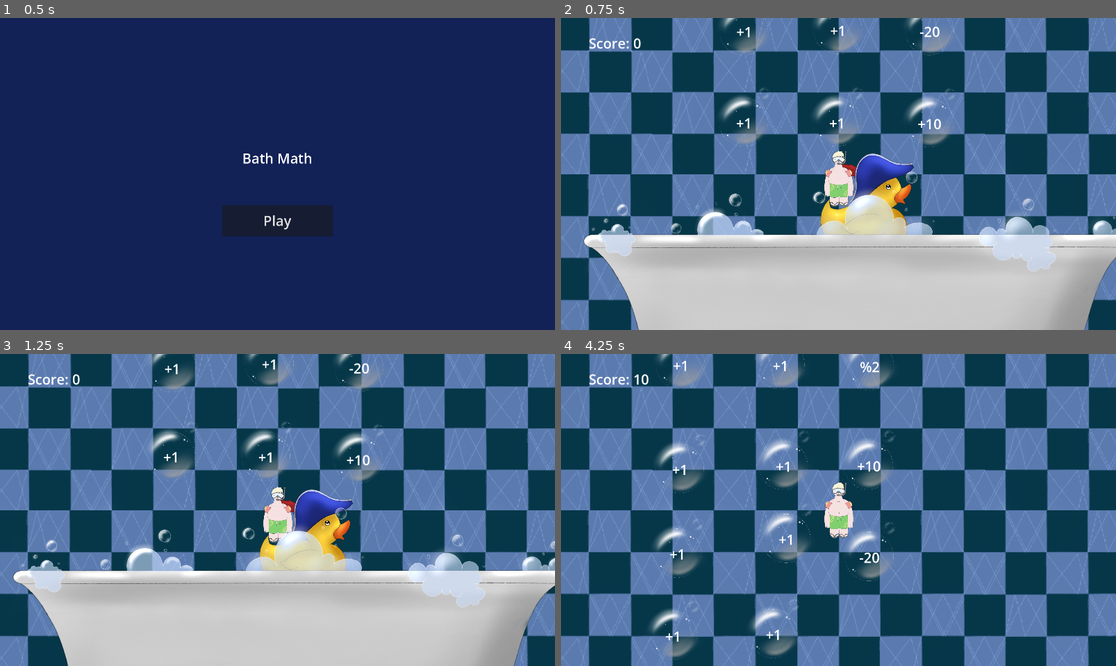
Above: before the commit, frames 1-4 (two rows, left to right).
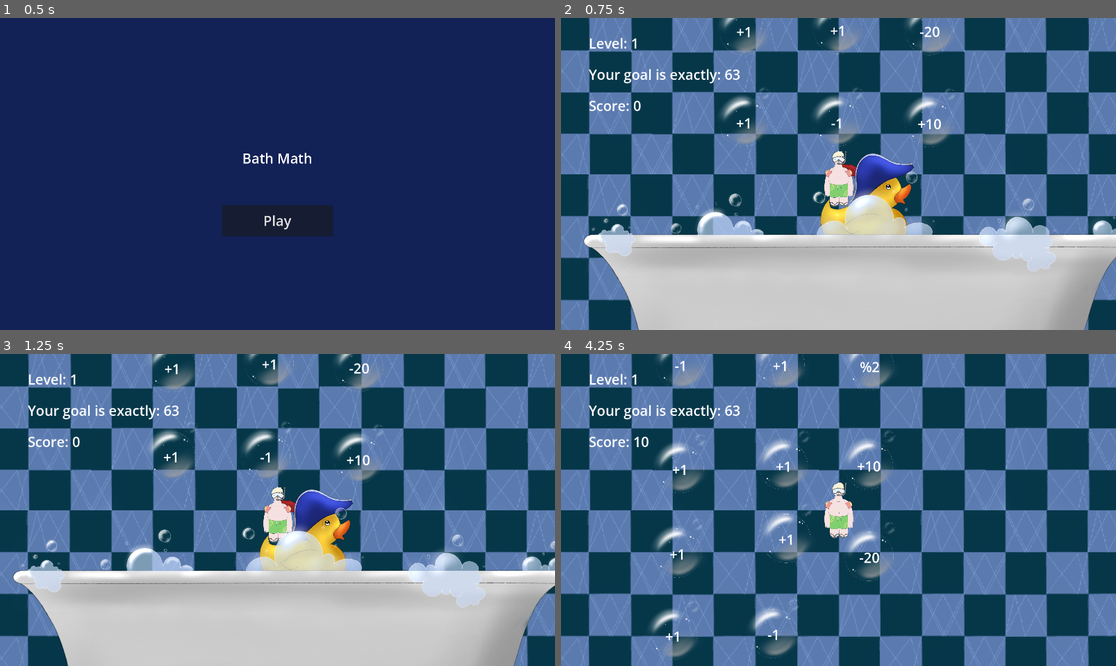
Above: after the commit, the same moments.

Repository: KaterynaKateryna/GlobalGameJam2025-Bubble
Game: Godot game, scene res://src/Scenes/start_screen.tscn
Same seed, same stepped clock (60 frames per second), same inputs: the game is played once before the commit and once after it.
Inputs (mouse positions are in pixels of both pictures, inside the frame that each line leads up to):
- Up to frame 1 (0.5 s): no input
- Up to frame 2 (0.75 s): click "Play" at 0.5 s
- Up to frame 3 (1.25 s): no input
- Up to frame 4 (4.25 s): move the mouse to (960, 494) at 1.27 s; click (960, 494) at 1.52 s; move the mouse to (727, 525) at 2.02 s; click (727, 525) at 2.27 s; move the mouse to (894, 441) at 2.77 s; move the mouse to (810, 572) at 3.52 s; click (810, 572) at 3.77 s

Frame 1 is identical in both runs. In frame 2, 0.7% of the frame differs, in the area x 5-51%, y 6-36%; in frame 3, 0.7%; in frame 4, 0.8%, in the area x 5-40%, y 2-92%.

Commit message:
add levels and end screen

Diff:
--- a/src/Scenes/game_screen.tscn
+++ b/src/Scenes/game_screen.tscn
@@ -1,15 +1,16 @@
-[gd_scene load_steps=12 format=3 uid="uid://rkrb4lohwjvx"]
+[gd_scene load_steps=13 format=3 uid="uid://rkrb4lohwjvx"]
 
 [ext_resource type="Script" path="res://src/scenes/game_screen.gd" id="1_o8eum"]
 [ext_resource type="PackedScene" uid="uid://ku47qk6f3af7" path="res://src/actors/player.tscn" id="2_13b6m"]
 [ext_resource type="PackedScene" uid="uid://dymrhsaqqai34" path="res://src/UI/user_interface.tscn" id="2_h0v7u"]
 [ext_resource type="Script" path="res://src/scenes/background.gd" id="2_pgld2"]
-[ext_resource type="PackedScene" uid="uid://kdq04i8g2c7v" path="res://src/UI/game_over.tscn" id="2_t8bp6"]
+[ext_resource type="PackedScene" uid="uid://kdq04i8g2c7v" path="res://src/UI/overlay.tscn" id="2_t8bp6"]
 [ext_resource type="Texture2D" uid="uid://c4st462770nct" path="res://assets/images/Background_dark.png" id="3_gvbv6"]
 [ext_resource type="PackedScene" uid="uid://d2x68a7kijbdp" path="res://src/objects/duck.tscn" id="4_ebgfn"]
 [ext_resource type="Texture2D" uid="uid://bhik1nw33sy1e" path="res://assets/images/Full_bath_wide.png" id="7_qhn0j"]
 [ext_resource type="PackedScene" uid="uid://x6hjjit5opel" path="res://src/audio/audio_stream_player_loop.tscn" id="9_ohsgr"]
 [ext_resource type="AudioStream" uid="uid://b0oo3kta7ckqd" path="res://assets/sound/water-bubbles.mp3" id="10_aoq5k"]
+[ext_resource type="AudioStream" uid="uid://nlktkgbgcllm" path="res://assets/sound/harp-transition.mp3" id="11_vrrs1"]
 
 [sub_resource type="RectangleShape2D" id="RectangleShape2D_mkgxw"]
 size = Vector2(1908, 46)
@@ -63,7 +64,7 @@
 position = Vector2(950, 1171)
 shape = SubResource("RectangleShape2D_mkgxw")
 
-[node name="GameOver" parent="." instance=ExtResource("2_t8bp6")]
+[node name="Overlay" parent="." instance=ExtResource("2_t8bp6")]
 visible = false
 layout_mode = 1
 
@@ -73,3 +74,6 @@
 [node name="GameOverPlayer" type="AudioStreamPlayer" parent="."]
 stream = ExtResource("10_aoq5k")
 volume_db = -10.0
+
+[node name="NextLevelPlayer" type="AudioStreamPlayer" parent="."]
+stream = ExtResource("11_vrrs1")
--- a/src/UI/game_over.gd
+++ /dev/null
@@ -1,36 +0,0 @@
-extends Control
-
-
-
-# Called when the node enters the scene tree for the first time.
-func _ready() -> void:
-	pass # Replace with function body.
-
-
-# Called every frame. 'delta' is the elapsed time since the previous frame.
-func _process(delta: float) -> void:
-	pass
-
-
-func _on_button_button_up() -> void:
-	GameData.score = 0
-	visible = false
-	get_tree().change_scene_to_file("res://src/scenes/game_screen.tscn")  # Reload the current scene
-
-func _on_visibility_changed() -> void:
-	var tree = get_tree()
-	if !tree:
-		return
-
-	var viewport = get_viewport()
-	var screen_size = viewport.get_visible_rect().size
-	var camera = viewport.get_camera_2d()
-	if camera:
-		var camera_position = camera.get_screen_center_position()
-		position.x = camera_position.x - size.x / 2
-		position.y = camera_position.y - size.y / 2
-
-	if visible:
-		get_tree().paused = true
-	else:
-		get_tree().paused = false
--- a/src/UI/game_over.tscn
+++ /dev/null
@@ -1,57 +0,0 @@
-[gd_scene load_steps=2 format=3 uid="uid://kdq04i8g2c7v"]
-
-[ext_resource type="Script" path="res://src/UI/game_over.gd" id="1_2l6ac"]
-
-[node name="GameOver" type="Control"]
-layout_mode = 3
-anchors_preset = 15
-anchor_right = 1.0
-anchor_bottom = 1.0
-grow_horizontal = 2
-grow_vertical = 2
-script = ExtResource("1_2l6ac")
-
-[node name="Overlay" type="ColorRect" parent="."]
-layout_mode = 1
-anchors_preset = 15
-anchor_right = 1.0
-anchor_bottom = 1.0
-grow_horizontal = 2
-grow_vertical = 2
-color = Color(0, 0, 0, 0.67451)
-
-[node name="Label" type="Label" parent="."]
-layout_mode = 1
-anchors_preset = -1
-anchor_left = 0.5
-anchor_top = 0.4
-anchor_right = 0.5
-anchor_bottom = 0.5
-offset_left = -426.5
-offset_top = -11.5
-offset_right = 426.5
-offset_bottom = 11.5
-grow_horizontal = 2
-grow_vertical = 2
-theme_override_font_sizes/font_size = 48
-text = "Oopsie... Would you like to try again?"
-
-[node name="Button" type="Button" parent="."]
-process_mode = 2
-layout_mode = 1
-anchors_preset = -1
-anchor_left = 0.5
-anchor_top = 0.5
-anchor_right = 0.5
-anchor_bottom = 0.6
-offset_left = -4.0
-offset_top = -4.0
-offset_right = 4.0
-offset_bottom = 4.0
-grow_horizontal = 2
-grow_vertical = 2
-theme_override_font_sizes/font_size = 48
-text = " Try again "
-
-[connection signal="visibility_changed" from="." to="." method="_on_visibility_changed"]
-[connection signal="button_up" from="Button" to="." method="_on_button_button_up"]
--- /dev/null
+++ b/src/UI/overlay.gd
@@ -0,0 +1,73 @@
+extends Control
+
+@onready var label = get_node("Label")
+@onready var try = get_node("Try again")
+@onready var menu = get_node("Menu")
+@onready var next = get_node("Next Level")
+
+@export var gamestate: = "":
+	get:
+		return gamestate
+	set(value):
+		gamestate = value
+		if gamestate == "game_over":
+			label.text = "Oopsie... your score was %s, but your goal was %s" % [ GameData.score, GameData.goal ];
+			next.visible = false
+			menu.visible = false
+			try.visible = true
+		if gamestate == "next_level":
+			label.text = "Who hoo! You reached your goal! Would you like to go to level %s?" % [ GameData.level + 2 ];
+			next.visible = true
+			menu.visible = false
+			try.visible = false
+		if gamestate == "game_won":
+			label.text = "You won all the math! And you are very clean! Thanks for playing! :)";
+			next.visible = false
+			menu.visible = true
+			try.visible = false
+
+
+# Called when the node enters the scene tree for the first time.
+func _ready() -> void:
+	pass # Replace with function body.
+
+
+# Called every frame. 'delta' is the elapsed time since the previous frame.
+func _process(delta: float) -> void:
+	pass
+
+
+func _on_button_button_up() -> void:
+	GameData.score = 0
+	GameData.level = -1
+	visible = false
+	get_tree().change_scene_to_file("res://src/scenes/game_screen.tscn")  # Reload the current scene
+
+func _on_next_level_button_up() -> void:
+	GameData.score = 0
+	visible = false
+	get_tree().change_scene_to_file("res://src/scenes/game_screen.tscn")  # Reload the current scene
+
+func _on_menu_button_up() -> void:
+	GameData.score = 0
+	GameData.level = -1
+	visible = false
+	get_tree().change_scene_to_file("res://src/scenes/start_screen.tscn")
+
+func _on_visibility_changed() -> void:
+	var tree = get_tree()
+	if !tree:
+		return
+
+	var viewport = get_viewport()
+	var screen_size = viewport.get_visible_rect().size
+	var camera = viewport.get_camera_2d()
+	if camera:
+		var camera_position = camera.get_screen_center_position()
+		position.x = camera_position.x - size.x / 2
+		position.y = camera_position.y - size.y / 2
+
+	if visible:
+		get_tree().paused = true
+	else:
+		get_tree().paused = false
--- /dev/null
+++ b/src/UI/overlay.tscn
@@ -0,0 +1,98 @@
+[gd_scene load_steps=2 format=3 uid="uid://kdq04i8g2c7v"]
+
+[ext_resource type="Script" path="res://src/UI/overlay.gd" id="1_2l6ac"]
+
+[node name="Overlay" type="Control"]
+layout_mode = 3
+anchors_preset = 15
+anchor_right = 1.0
+anchor_bottom = 1.0
+grow_horizontal = 2
+grow_vertical = 2
+script = ExtResource("1_2l6ac")
+
+[node name="Overlay" type="ColorRect" parent="."]
+layout_mode = 1
+anchors_preset = 15
+anchor_right = 1.0
+anchor_bottom = 1.0
+grow_horizontal = 2
+grow_vertical = 2
+color = Color(0, 0, 0, 0.67451)
+
+[node name="Label" type="Label" parent="."]
+layout_mode = 1
+anchors_preset = -1
+anchor_left = 0.5
+anchor_top = 0.4
+anchor_right = 0.5
+anchor_bottom = 0.5
+offset_left = -426.5
+offset_top = -11.5
+offset_right = 426.5
+offset_bottom = 11.5
+grow_horizontal = 2
+grow_vertical = 2
+theme_override_font_sizes/font_size = 48
+
+[node name="Try again" type="Button" parent="."]
+process_mode = 2
+visible = false
+layout_mode = 1
+anchors_preset = -1
+anchor_left = 0.5
+anchor_top = 0.5
+anchor_right = 0.5
+anchor_bottom = 0.6
+offset_left = -4.0
+offset_top = -4.0
+offset_right = 4.0
+offset_bottom = 4.0
+grow_horizontal = 2
+grow_vertical = 2
+theme_override_font_sizes/font_size = 48
+text = " Try Again
+"
+
+[node name="Menu" type="Button" parent="."]
+process_mode = 2
+visible = false
+layout_mode = 1
+anchors_preset = -1
+anchor_left = 0.5
+anchor_top = 0.5
+anchor_right = 0.5
+anchor_bottom = 0.6
+offset_left = -4.0
+offset_top = -4.0
+offset_right = 4.0
+offset_bottom = 4.0
+grow_horizontal = 2
+grow_vertical = 2
+theme_override_font_sizes/font_size = 48
+text = "Menu
+"
+
+[node name="Next Level" type="Button" parent="."]
+process_mode = 2
+visible = false
+layout_mode = 1
+anchors_preset = -1
+anchor_left = 0.5
+anchor_top = 0.5
+anchor_right = 0.5
+anchor_bottom = 0.6
+offset_left = -4.0
+offset_top = -4.0
+offset_right = 4.0
+offset_bottom = 4.0
+grow_horizontal = 2
+grow_vertical = 2
+theme_override_font_sizes/font_size = 48
+text = " Next Level
+"
+
+[connection signal="visibility_changed" from="." to="." method="_on_visibility_changed"]
+[connection signal="button_up" from="Try again" to="." method="_on_button_button_up"]
+[connection signal="button_up" from="Menu" to="." method="_on_menu_button_up"]
+[connection signal="button_up" from="Next Level" to="." method="_on_next_level_button_up"]
--- a/src/UI/user_interface.gd
+++ b/src/UI/user_interface.gd
@@ -1,10 +1,13 @@
 extends CanvasLayer
 
 @onready var score_label: Label = get_node("ScoreLabel")
+@onready var goal_label: Label = get_node("GoalLabel")
+@onready var level_label: Label = get_node("LevelLabel")
 
 # Called when the node enters the scene tree for the first time.
 func _ready() -> void:
 	GameData.score_updated.connect(update_interface)
+	GameData.goal_updated.connect(update_goal)
 
 
 # Called every frame. 'delta' is the elapsed time since the previous frame.
@@ -13,3 +16,7 @@
 
 func update_interface() -> void:
 	score_label.text = "Score: %s" %GameData.score
+
+func update_goal() -> void:
+	level_label.text = "Level: %s" % [ GameData.level + 1 ]
+	goal_label.text = "Your goal is exactly: %s" % GameData.goal
--- a/src/UI/user_interface.tscn
+++ b/src/UI/user_interface.tscn
@@ -5,11 +5,33 @@
 [node name="UserInterface" type="CanvasLayer"]
 script = ExtResource("1_hf5fa")
 
-[node name="ScoreLabel" type="Label" parent="."]
+[node name="LevelLabel" type="Label" parent="."]
 anchors_preset = -1
 anchor_left = 0.05
 anchor_top = 0.05
 anchor_right = 0.05
 anchor_bottom = 0.05
+offset_right = 534.0
+offset_bottom = 67.0
+theme_override_font_sizes/font_size = 48
+text = "Level: %s"
+
+[node name="GoalLabel" type="Label" parent="."]
+anchors_preset = -1
+anchor_left = 0.05
+anchor_top = 0.15
+anchor_right = 0.05
+anchor_bottom = 0.15
+offset_right = 40.0
+offset_bottom = 23.0
+theme_override_font_sizes/font_size = 48
+text = "Your goal is exactly: %s"
+
+[node name="ScoreLabel" type="Label" parent="."]
+anchors_preset = -1
+anchor_left = 0.05
+anchor_top = 0.25
+anchor_right = 0.05
+anchor_bottom = 0.25
 theme_override_font_sizes/font_size = 48
 text = "Score: %s"
--- a/src/autoloads/game_data.gd
+++ b/src/autoloads/game_data.gd
@@ -1,7 +1,11 @@
 extends Node
 
 signal score_updated
+signal goal_updated
 signal game_over
+signal game_won
+
+const levels = [ 63, -125, 178, 625, 1000 ]
 
 @export var score: = 0:
 	get:
@@ -10,5 +14,25 @@
 		score = value
 		score_updated.emit()
 
+@export var level: = -1:
+	get:
+		return level
+
+@export var goal: = 0:
+	get:
+		return goal
+	set(value):
+		goal = value
+		goal_updated.emit()
+
+func next_level():
+	print("level: %s" % level)
+	if level < levels.size() - 1:
+		level += 1;
+		goal = levels[level]
+		print("level: %s" % level)
+
+
+
 func emit_game_over():
 	game_over.emit()
--- a/src/scenes/game_screen.gd
+++ b/src/scenes/game_screen.gd
@@ -5,6 +5,7 @@
 
 @onready var player = get_node("Player")
 @onready var game_over_player = get_node("GameOverPlayer")
+@onready var next_level_player = get_node("NextLevelPlayer")
 
 var top_row_y;
 var bubbles_mid_x;
@@ -14,7 +15,9 @@
 
 # Called when the node enters the scene tree for the first time.
 func _ready() -> void:
+	GameData.next_level()
 	GameData.game_over.connect(_on_game_over)
+	GameData.score_updated.connect(_check_end_level)
 
 	GameData.score = 0;
 
@@ -56,7 +59,10 @@
 	var rand = rng.randf_range(0, 1)
 
 	if rand < 0.5:
-		return "+1"
+		if rand < 0.4:
+			return "+1"
+		else:
+			return "-1"
 
 	var modifier
 	var rand_modifier = rng.randi_range(0, 3)
@@ -72,6 +78,17 @@
 
 func _on_game_over():
 	print("game over")
-	var game_over = get_node("GameOver")
-	game_over.show()
+	var overlay = get_node("Overlay")
+	overlay.gamestate = "game_over"
+	overlay.show()
 	game_over_player.play()
+
+func _check_end_level():
+	if GameData.score == GameData.goal:
+		var overlay = get_node("Overlay")
+		if GameData.level == GameData.levels.size() - 1:
+			overlay.gamestate = "game_won"
+		else:
+			overlay.gamestate = "next_level"
+		overlay.show()
+		next_level_player.play()
